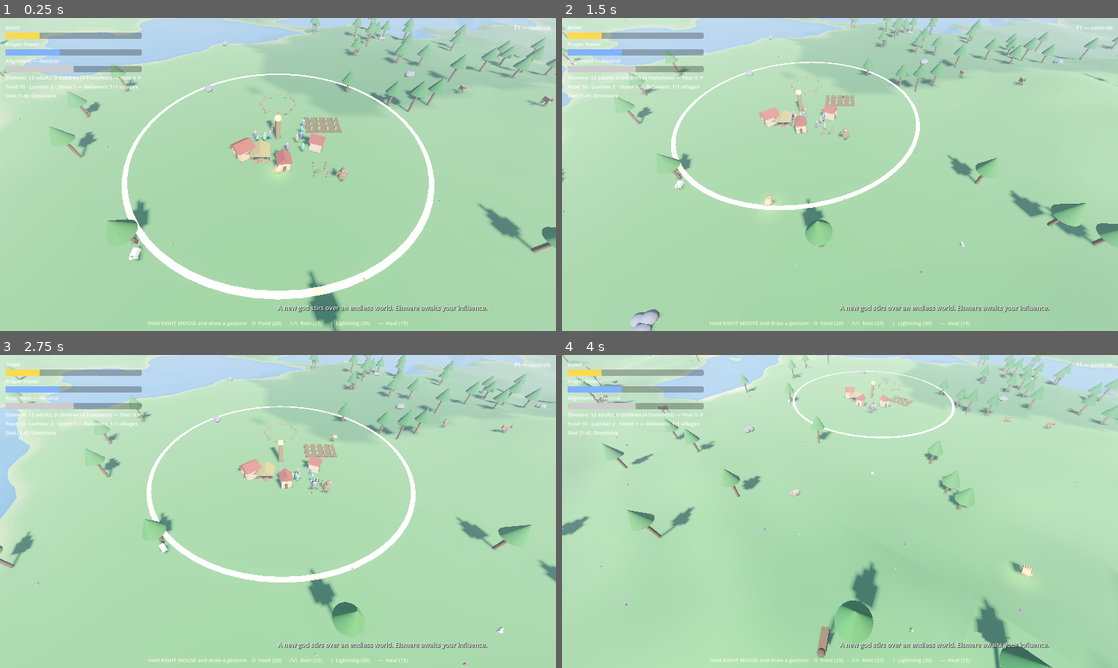
Above: before the commit, frames 1-4 (two rows, left to right).
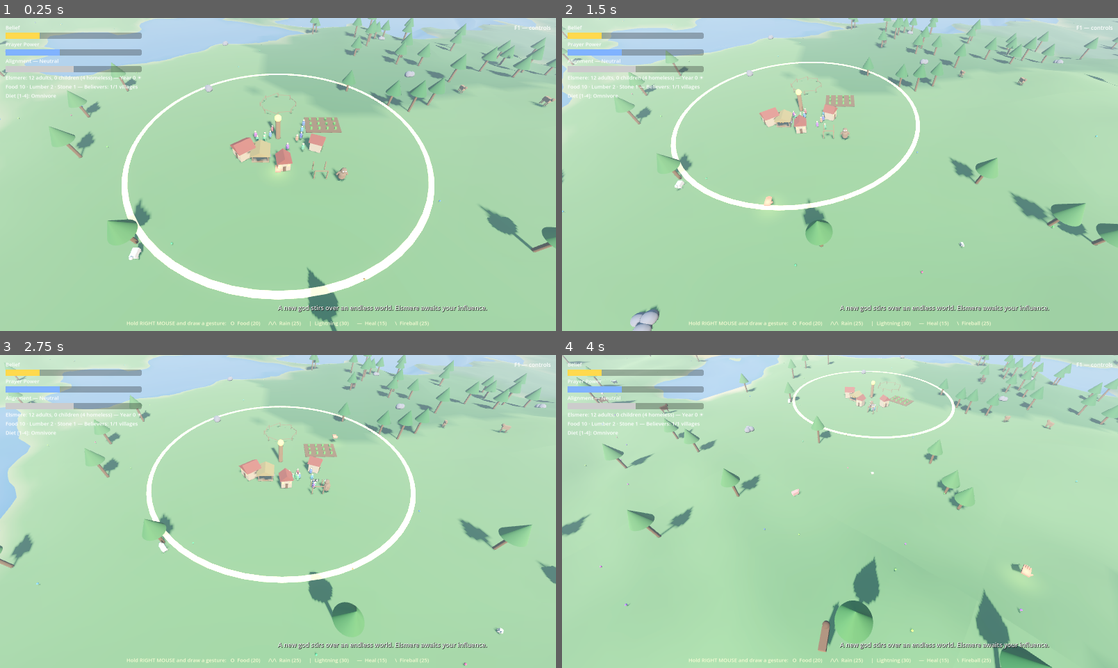
Above: after the commit, the same moments.

Repository: tjloman/tjloman
Game: Godot game, scene res://scenes/main.tscn
Same seed, same stepped clock (60 frames per second), same inputs: the game is played once before the commit and once after it.
Inputs (mouse positions are in pixels of both pictures, inside the frame that each line leads up to):
- Up to frame 1 (0.25 s): no input
- Up to frame 2 (1.5 s): move the mouse to (962, 158) at 0.52 s; hold Right 0.53-1.25 s; hold S (cam_back) 0.53-1.25 s; click (962, 158) at 0.67 s; drag from (728, 190) to (812, 237) at 1.27 s
- Up to frame 3 (2.75 s): move the mouse to (333, 442) at 2.02 s; hold Right from 2.03 s (still down); hold A (cam_left) from 2.03 s (still down); click (333, 442) at 2.17 s
- Up to frame 4 (4 s): release Right at 2.75 s; release A (cam_left) at 2.75 s; drag from (812, 574) to (673, 464) at 2.77 s; move the mouse to (1006, 558) at 3.52 s; hold Left from 3.53 s (still down); hold Q (cam_rotate_left) from 3.53 s (still down); click (1006, 558) at 3.67 s

The runs differ from the first frame. In frame 1, 1.9% of the frame differs, in the area x 0-100%, y 0-100%; in frame 2, 1.5%; in frame 3, 1.7%; in frame 4, 1.9%.

Commit message:
Real throws, honest food, fireballs, and nobody moonwalks anymore
- Everything walked in reverse: bodies are modeled facing +Z but look_at
  aims -Z, so villagers, animals, and the creature all faced away from
  travel. They now face where they're going.
- Throws carry real momentum: hand velocity is amplified (x1.6, capped),
  the camera tilts above the horizon (+35), and aiming at open sky lifts
  the hand along the ray so you can wind up and arc throws high.
- Grabbing open sky no longer starts a confused land-drag.
- Thrown things stop where they land: food and corpses get high-friction
  physics materials, damping, and box colliders instead of rolling
  downhill into the nearest lake.
- Food looks like food: grain sheaves with tied bands, meat as a joint
  on the bone — and meat is named for the beast (venison, pork, beef,
  mutton...), not all 'mutton'.
- New miracle: FIREBALL (diagonal slash, 25). Conjured straight into
  your grip, thrown with full momentum, explodes on impact — lethal at
  the core, burning and terrifying around it, damaging houses, and
  converting the village that watches it land. Synthesized boom included.
- Graphics: switched to the Mobile renderer with 4x MSAA — good and
  plain, phone-friendly, no advanced GPU needed. Matte sun (less plastic
  specular), tighter shadow range, moon shadows off, SSAO removed
  (Forward+-only anyway).

Co-Authored-By: Claude Fable 5 <noreply@anthropic.com>
Claude-Session: https://claude.ai/code/session_01NqBKfyc5c6bViy6kUi2S7P

Diff:
--- a/project.godot
+++ b/project.godot
@@ -9,7 +9,7 @@
 config/name="Hand of the Heavens (PoC)"
 config/description="A ground-up, Black & White-inspired god game prototype: divine hand, needs-driven villagers, a trainable creature, belief, and gesture-cast miracles."
 run/main_scene="res://scenes/main.tscn"
-config/features=PackedStringArray("4.7", "Forward Plus")
+config/features=PackedStringArray("4.7", "Mobile")
 
 [autoload]
 
@@ -23,4 +23,7 @@
 
 [rendering]
 
-renderer/rendering_method="forward_plus"
+; Mobile renderer: looks good on a phone, needs no advanced GPU. MSAA is
+; near-free on tiled mobile GPUs and smooths our primitive-shape world.
+renderer/rendering_method="mobile"
+anti_aliasing/quality/msaa_3d=2
--- a/scripts/animals/animal.gd
+++ b/scripts/animals/animal.gd
@@ -9,6 +9,14 @@
 enum State { IDLE, WANDER, FLEE, CHASE, HELD, FALLING }
 
 const GRAVITY := 20.0
+
+## What the butcher calls it. Anything not listed is just "<species> meat".
+const MEAT_NAMES := {
+	"sheep": "mutton", "pig": "pork", "chicken": "chicken", "deer": "venison",
+	"ox": "beef", "giraffe": "giraffe steak", "llama": "llama chop",
+	"bear": "bear flank", "wolf": "wolf flesh", "lion": "lion flesh",
+	"tiger": "tiger flesh",
+}
 
 ## body = torso box size; leg = leg height; meat = granary yield when
 ## butchered; tame = domesticable; ride/pack = tamed roles; predator hunts
@@ -267,7 +275,8 @@
 	velocity.z = dir.z * speed
 	velocity.y -= GRAVITY * delta
 	move_and_slide()
-	look_at(global_position + Vector3(dir.x, 0, dir.z), Vector3.UP)
+	# Heads are modeled at +Z; look_at aims -Z. Look away from travel to face it.
+	look_at(global_position - Vector3(dir.x, 0, dir.z), Vector3.UP)
 	return false
 
 
@@ -306,6 +315,7 @@
 		for i in meat:
 			var item := FoodItem.new()
 			item.food_type = FoodItem.FoodType.MEAT
+			item.meat_name = MEAT_NAMES.get(species, "%s meat" % species)
 			item.position = parent.to_local(global_position
 				+ Vector3(randf_range(-0.5, 0.5), 0.5, randf_range(-0.5, 0.5)))
 			parent.add_child(item)
--- a/scripts/audio/sound_bank.gd
+++ b/scripts/audio/sound_bank.gd
@@ -21,6 +21,7 @@
 	_bank["hammer"] = _make_hammer()
 	_bank["murmur"] = _make_murmur()
 	_bank["chatter"] = _make_chatter()
+	_bank["boom"] = _make_boom()
 
 
 ## Plays a named sound at a world position, then cleans itself up.
@@ -229,6 +230,25 @@
 	return _make_wav(samples)
 
 
+## Fireball detonation: a deep sub-bass sweep under a crackling noise burst.
+func _make_boom() -> AudioStreamWAV:
+	var dur := 1.1
+	var n := int(dur * SAMPLE_RATE)
+	var samples := PackedFloat32Array()
+	samples.resize(n)
+	var phase := 0.0
+	var last := 0.0
+	for i in n:
+		var t := i / float(SAMPLE_RATE)
+		var freq := 110.0 * exp(-t * 3.0) + 28.0
+		phase += freq / SAMPLE_RATE
+		var thump := sin(phase * TAU) * exp(-t * 3.5)
+		last = last * 0.82 + randf_range(-1, 1) * 0.18  # rumbling low-passed noise
+		var crackle := last * exp(-t * 4.0)
+		samples[i] = clampf(thump * 0.9 + crackle * 0.7, -1.0, 1.0) * _env(t, dur, 0.004, 0.4)
+	return _make_wav(samples)
+
+
 ## Field chatter: brighter, bubblier than murmur.
 func _make_chatter() -> AudioStreamWAV:
 	var dur := 0.9
--- a/scripts/creature/creature.gd
+++ b/scripts/creature/creature.gd
@@ -252,7 +252,8 @@
 	velocity.z = dir.z * speed
 	velocity.y -= GRAVITY * delta
 	move_and_slide()
-	look_at(global_position + Vector3(dir.x, 0, dir.z), Vector3.UP)
+	# Body faces +Z; look_at aims -Z. Look away from travel to face it.
+	look_at(global_position - Vector3(dir.x, 0, dir.z), Vector3.UP)
 	_walk_phase += delta * 9.0
 	return false
 
--- a/scripts/main.gd
+++ b/scripts/main.gd
@@ -47,6 +47,7 @@
 	divine_hand.camera_rig = camera_rig
 	divine_hand.miracles = miracles
 	add_child(divine_hand)
+	miracles.divine_hand = divine_hand  # fireballs are conjured into the grip
 
 	hud = HUD.new()
 	hud.village = village
@@ -120,11 +121,15 @@
 func _build_environment() -> void:
 	_sun = DirectionalLight3D.new()
 	_sun.shadow_enabled = true
+	# Tighter shadow range = crisper shadows and cheaper on weak GPUs.
+	_sun.directional_shadow_max_distance = 140.0
+	_sun.light_specular = 0.25  # matte, plain — no plastic glints
 	add_child(_sun)
 
 	_moon = DirectionalLight3D.new()
 	_moon.light_color = Color(0.7, 0.78, 1.0)
-	_moon.shadow_enabled = true
+	_moon.shadow_enabled = false  # a second shadowed sun is a phone-killer
+	_moon.light_specular = 0.1
 	add_child(_moon)
 
 	_sky_material = ProceduralSkyMaterial.new()
@@ -137,14 +142,14 @@
 	_environment.ambient_light_source = Environment.AMBIENT_SOURCE_SKY
 	_environment.ambient_light_sky_contribution = 0.7
 	_environment.tonemap_mode = Environment.TONE_MAPPER_FILMIC
-	# The polish pass: distance fog, soft bloom on emissives, contact shadows.
+	# Good and plain: distance fog and gentle bloom, nothing the mobile
+	# renderer can't do. (SSAO is Forward+-only — deliberately absent.)
 	_environment.fog_enabled = true
 	_environment.fog_density = 0.004
 	_environment.fog_sky_affect = 0.2
 	_environment.glow_enabled = true
 	_environment.glow_intensity = 0.5
 	_environment.glow_bloom = 0.1
-	_environment.ssao_enabled = true
 
 	var world_env := WorldEnvironment.new()
 	world_env.environment = _environment
@@ -175,7 +180,7 @@
 		world_gen.height_at(0, 0),
 		world_gen.is_underwater(200, 200),
 	])
-	for miracle: String in ["food", "rain", "heal", "lightning"]:
+	for miracle: String in ["food", "rain", "heal", "lightning", "fireball"]:
 		GameState.add_prayer_power(50.0)
 		var ok := miracles.cast(miracle, Vector3(5, 0, 5))
 		print("SMOKE TEST: cast %s -> %s" % [miracle, ok])
@@ -224,7 +229,11 @@
 		Vector2(100, 300), Vector2(150, 200), Vector2(200, 300),
 		Vector2(250, 200), Vector2(300, 300), Vector2(350, 200),
 	])
+	var dline := PackedVector2Array([
+		Vector2(100, 100), Vector2(180, 175), Vector2(260, 250), Vector2(340, 330),
+	])
 	print("SMOKE TEST: gesture circle -> ", GestureRecognizer.classify(circle))
 	print("SMOKE TEST: gesture vline  -> ", GestureRecognizer.classify(vline))
 	print("SMOKE TEST: gesture hline  -> ", GestureRecognizer.classify(hline))
 	print("SMOKE TEST: gesture zigzag -> ", GestureRecognizer.classify(zigzag))
+	print("SMOKE TEST: gesture dline  -> ", GestureRecognizer.classify(dline))
--- /dev/null
+++ b/scripts/miracles/fireball.gd
@@ -0,0 +1,146 @@
+class_name Fireball
+extends RigidBody3D
+## A miraculous ball of fire, conjured into the divine hand. Throw it: it
+## flies with real momentum, arcs under gravity, and detonates on impact —
+## killing at the core, burning and terrifying around it. Terror converts.
+## The gods of peace do not learn this one.
+
+const BLAST_RADIUS := 6.0
+const KILL_RADIUS := 2.2
+const FUSE_SECONDS := 25.0
+const KARMA_PER_KILL := -3.0
+
+var _armed := false
+var _exploded := false
+
+
+func _init() -> void:
+	collision_layer = 4
+	collision_mask = 1 | 2 | 4
+	mass = 2.0
+	contact_monitor = true
+	max_contacts_reported = 4
+	var phys := PhysicsMaterial.new()
+	phys.friction = 0.9
+	phys.bounce = 0.0
+	physics_material_override = phys
+
+
+func _ready() -> void:
+	add_to_group("pickable")
+
+	var col := CollisionShape3D.new()
+	var shape := SphereShape3D.new()
+	shape.radius = 0.35
+	col.shape = shape
+	add_child(col)
+
+	add_child(Util.sphere(0.35, Color(1.0, 0.45, 0.1), Vector3.ZERO, true))
+	add_child(Util.sphere(0.22, Color(1.0, 0.85, 0.3), Vector3.ZERO, true))
+
+	var light := OmniLight3D.new()
+	light.light_color = Color(1.0, 0.55, 0.15)
+	light.light_energy = 2.5
+	light.omni_range = 9.0
+	add_child(light)
+
+	var embers := CPUParticles3D.new()
+	embers.amount = 40
+	embers.lifetime = 0.7
+	embers.mesh = _ember_mesh()
+	embers.direction = Vector3.UP
+	embers.initial_velocity_min = 0.5
+	embers.initial_velocity_max = 1.5
+	embers.gravity = Vector3(0, 1.5, 0)
+	add_child(embers)
+
+	body_entered.connect(_on_body_entered)
+	get_tree().create_timer(FUSE_SECONDS).timeout.connect(_explode)
+
+
+func _ember_mesh() -> SphereMesh:
+	var m := SphereMesh.new()
+	m.radius = 0.05
+	m.height = 0.1
+	m.material = Util.mat(Color(1.0, 0.7, 0.2), true)
+	return m
+
+
+func _physics_process(_delta: float) -> void:
+	# Arms the moment the hand lets go and it's genuinely in flight.
+	if not _armed and not freeze and linear_velocity.length() > 2.0:
+		_armed = true
+
+
+func _on_body_entered(_body: Node) -> void:
+	if _armed:
+		_explode()
+
+
+func _explode() -> void:
+	if _exploded or freeze:  # never in the player's grip
+		return
+	_exploded = true
+	var pos := global_position
+	SoundBank.play_at("boom", pos, 4.0)
+	_blast_visuals(pos)
+
+	for v in get_tree().get_nodes_in_group("villagers"):
+		var villager := v as Villager
+		var d := villager.global_position.distance_to(pos)
+		if d < KILL_RADIUS:
+			GameState.shift_alignment(KARMA_PER_KILL)
+			villager.take_damage(999.0, true)
+		elif d < BLAST_RADIUS:
+			villager.take_damage(45.0, true)
+			villager.scare(pos)
+
+	for a in get_tree().get_nodes_in_group("animals"):
+		var animal := a as Animal
+		var d := animal.global_position.distance_to(pos)
+		if d < KILL_RADIUS:
+			animal.die()
+		elif d < BLAST_RADIUS * 2.0:
+			animal.scare(pos)
+
+	for h in get_tree().get_nodes_in_group("houses"):
+		var house := h as House
+		if house.global_position.distance_to(pos) < BLAST_RADIUS:
+			house.damage(50.0)
+
+	# The blast is the sermon: terror converts where the fireball LANDS.
+	for v in get_tree().get_nodes_in_group("village"):
+		(v as Village).witness_miracle("fireball", pos)
+
+	queue_free()
+
+
+func _blast_visuals(pos: Vector3) -> void:
+	var scene := get_tree().current_scene
+	if scene == null:
+		return
+	var fire := Util.sphere(0.5, Color(1.0, 0.55, 0.1, 0.9), Vector3.ZERO, true)
+	fire.position = pos
+	scene.add_child(fire)
+	var flash := OmniLight3D.new()
+	flash.light_color = Color(1.0, 0.6, 0.2)
+	flash.light_energy = 7.0
+	flash.omni_range = 22.0
+	flash.position = pos + Vector3(0, 2, 0)
+	scene.add_child(flash)
+	var scorch := Util.cylinder(BLAST_RADIUS * 0.55, 0.06, Color(0.12, 0.09, 0.07),
+		pos + Vector3(0, 0.04, 0))
+	scene.add_child(scorch)
+
+	var tween := scene.create_tween()
+	tween.tween_property(fire, "scale", Vector3.ONE * BLAST_RADIUS, 0.45) \
+		.set_trans(Tween.TRANS_CUBIC).set_ease(Tween.EASE_OUT)
+	tween.parallel().tween_property(fire, "transparency", 1.0, 0.45)
+	tween.parallel().tween_property(flash, "light_energy", 0.0, 0.5)
+	tween.tween_callback(fire.queue_free)
+	tween.tween_callback(flash.queue_free)
+	scene.get_tree().create_timer(25.0).timeout.connect(scorch.queue_free)
+
+
+func hover_text() -> String:
+	return "Fireball (throw it!)"
--- a/scripts/miracles/miracle_manager.gd
+++ b/scripts/miracles/miracle_manager.gd
@@ -10,6 +10,7 @@
 	"zigzag": {"name": "rain", "cost": 25.0},
 	"vline": {"name": "lightning", "cost": 30.0},
 	"hline": {"name": "heal", "cost": 15.0},
+	"dline": {"name": "fireball", "cost": 25.0},
 }
 
 ## How each miracle moves the player's karma, and what the creature learns
@@ -19,11 +20,14 @@
 	"rain": {"player": 2.0, "creature": 1.5},
 	"heal": {"player": 3.0, "creature": 2.0},
 	"lightning": {"player": -4.0, "creature": -3.0},
+	"fireball": {"player": -2.5, "creature": -2.0},
 }
 
 const LIGHTNING_KILL_RADIUS := 3.0
 const LIGHTNING_BURN_RADIUS := 8.0
 const CREATURE_SIGHT_RANGE := 45.0
+
+var divine_hand: DivineHand = null  # wired by main; fireballs land in the grip
 
 
 func cast_gesture(gesture: String, pos: Vector3) -> bool:
@@ -46,13 +50,17 @@
 			_cast_lightning(pos)
 		"heal":
 			_cast_heal(pos)
+		"fireball":
+			_cast_fireball(pos)
 		_:
 			return false
 	_apply_karma(miracle, pos)
 	# Every village close enough to see it reacts — this is how the
-	# unbelieving are converted.
-	for v in get_tree().get_nodes_in_group("village"):
-		(v as Village).witness_miracle(miracle, pos)
+	# unbelieving are converted. A fireball converts where it EXPLODES,
+	# not where it is conjured, so it announces itself.
+	if miracle != "fireball":
+		for v in get_tree().get_nodes_in_group("village"):
+			(v as Village).witness_miracle(miracle, pos)
 	return true
 
 
@@ -63,6 +71,14 @@
 	var creature := get_tree().get_first_node_in_group("creature") as Creature
 	if creature != null and creature.global_position.distance_to(pos) < CREATURE_SIGHT_RANGE:
 		creature.witness(KARMA[miracle]["creature"])
+
+
+## Conjures a fireball straight into the divine hand, ready to be hurled.
+func _cast_fireball(pos: Vector3) -> void:
+	var fireball := Fireball.new()
+	add_child(fireball)
+	if divine_hand == null or not divine_hand.force_hold(fireball):
+		fireball.global_position = pos + Vector3(0, 4.0, 0)
 
 
 func _cast_food(pos: Vector3) -> void:
--- a/scripts/player/camera_rig.gd
+++ b/scripts/player/camera_rig.gd
@@ -74,8 +74,10 @@
 			_rotating = event.pressed
 	elif event is InputEventMouseMotion and _rotating:
 		rotate_y(-event.relative.x * 0.005)
+		# Tilts above the horizon (up to +35) so you can face the sky and
+		# arc throws high overhead.
 		var new_pitch: float = clampf(
-			pitch_node.rotation_degrees.x - event.relative.y * 0.25, -80.0, -20.0)
+			pitch_node.rotation_degrees.x - event.relative.y * 0.25, -80.0, 35.0)
 		pitch_node.rotation_degrees.x = new_pitch
 
 
--- a/scripts/player/divine_hand.gd
+++ b/scripts/player/divine_hand.gd
@@ -11,6 +11,8 @@
 const HOVER_HEIGHT := 1.4
 const RAY_LENGTH := 500.0
 const HIT_MASK := 1 | 2 | 4  # ground | units | props
+const THROW_BOOST := 1.6     # hand velocity -> projectile velocity
+const MAX_THROW_SPEED := 55.0
 
 var camera_rig: CameraRig
 var miracles: MiracleManager
@@ -115,7 +117,12 @@
 
 	hover_target = null
 	if hit.is_empty():
-		ground_point = _mouse_on_plane(mouse_pos)
+		if dir.y > -0.02:
+			# Aiming at open sky: the hand rises along the ray so throws
+			# can be wound up high and released in a real arc.
+			ground_point = from + dir * clampf(camera_rig.zoom_distance, 15.0, 45.0)
+		else:
+			ground_point = _mouse_on_plane(mouse_pos)
 	else:
 		ground_point = hit.position
 		ground_point.y = maxf(ground_point.y, 0.0)
@@ -180,8 +187,12 @@
 		elif held_body.has_method("pick_up"):
 			held_body.call("pick_up")
 	else:
+		# Grabbing open sky isn't grabbing land — don't start a drag there.
+		var mouse_pos := get_viewport().get_mouse_position()
+		if camera_rig.camera.project_ray_normal(mouse_pos).y > -0.02:
+			return
 		state = HandState.DRAG_LAND
-		drag_anchor = _mouse_on_plane(get_viewport().get_mouse_position())
+		drag_anchor = _mouse_on_plane(mouse_pos)
 
 
 func _on_release() -> void:
@@ -206,9 +217,23 @@
 		return Vector3.ZERO
 	var oldest := _pos_history[0]
 	var newest := _pos_history[_pos_history.size() - 1]
-	# History spans ~6 physics frames.
-	var vel := (newest - oldest) / (6.0 / 60.0)
-	return vel.limit_length(30.0)
+	var span := (_pos_history.size() - 1) / 60.0
+	# The hand's own momentum, amplified: flick hard, throw far.
+	var vel := (newest - oldest) / span * THROW_BOOST
+	return vel.limit_length(MAX_THROW_SPEED)
+
+
+## Places a conjured object (e.g. a fireball) straight into the hand's grip.
+## Returns false if the hand is already full.
+func force_hold(body: PhysicsBody3D) -> bool:
+	if state == HandState.HOLDING and is_instance_valid(held_body):
+		return false
+	body.global_position = global_position + Vector3(0, -0.6, 0)
+	held_body = body
+	state = HandState.HOLDING
+	if body is RigidBody3D:
+		(body as RigidBody3D).freeze = true
+	return true
 
 
 func _finish_gesture() -> void:
--- a/scripts/player/gesture_recognizer.gd
+++ b/scripts/player/gesture_recognizer.gd
@@ -7,6 +7,7 @@
 ##   "zigzag"    – several sharp direction reversals            -> Rain
 ##   "vline"     – tall, straight stroke                        -> Lightning
 ##   "hline"     – wide, straight stroke                        -> Heal
+##   "dline"     – straight diagonal slash                      -> Fireball
 ##   "none"      – unrecognized
 
 const MIN_PATH_LENGTH := 60.0  # pixels; anything shorter is a misclick
@@ -53,6 +54,9 @@
 			return "vline"
 		if bbox.size.x > bbox.size.y * 2.0:
 			return "hline"
+		# Neither tall nor wide but clearly drawn: a diagonal slash.
+		if bbox.size.x > 40.0 and bbox.size.y > 40.0:
+			return "dline"
 
 	return "none"
 
--- a/scripts/ui/hud.gd
+++ b/scripts/ui/hud.gd
@@ -88,7 +88,8 @@
 func _build_legend() -> void:
 	var legend := Label.new()
 	legend.text = "Hold RIGHT MOUSE and draw a gesture:   O  Food (20)" \
-		+ "      /\\/\\  Rain (25)      |  Lightning (30)      —  Heal (15)"
+		+ "      /\\/\\  Rain (25)      |  Lightning (30)      —  Heal (15)" \
+		+ "      \\  Fireball (25)"
 	legend.set_anchors_preset(Control.PRESET_BOTTOM_WIDE)
 	legend.position.y -= 34
 	legend.horizontal_alignment = HORIZONTAL_ALIGNMENT_CENTER
@@ -147,6 +148,12 @@
 Zigzag ..................... Rain — crops grow 4x (25)
 Vertical stroke ............ Lightning — LETHAL up close (30)
 Horizontal stroke .......... Healing wave (15)
+Diagonal slash ............. FIREBALL — lands in your hand; throw it (25)
+
+THROWING
+Anything you hold carries your hand's momentum when released — flick
+hard to hurl far. Tilt the camera above the horizon (middle mouse) and
+aim at the sky to wind up high, arcing throws.
 
 THE WORLD
 The world is endless: drag the land and keep going. Other villages are
--- a/scripts/villager/villager.gd
+++ b/scripts/villager/villager.gd
@@ -692,7 +692,9 @@
 	velocity.z = dir.z * speed
 	velocity.y -= GRAVITY * delta
 	move_and_slide()
-	look_at(global_position + Vector3(dir.x, 0, dir.z), Vector3.UP)
+	# Bodies are modeled facing +Z, and look_at aims -Z — so look away
+	# from the direction of travel to face it. (Yes, everyone used to moonwalk.)
+	look_at(global_position - Vector3(dir.x, 0, dir.z), Vector3.UP)
 	return false
 
 
--- a/scripts/world/corpse.gd
+++ b/scripts/world/corpse.gd
@@ -13,6 +13,13 @@
 	collision_layer = 4
 	collision_mask = 1 | 4
 	mass = 4.0
+	# The dead stay where they fall — no rolling downhill into the lake.
+	var phys := PhysicsMaterial.new()
+	phys.friction = 1.0
+	phys.bounce = 0.0
+	physics_material_override = phys
+	linear_damp = 0.8
+	angular_damp = 8.0
 
 
 func _ready() -> void:
--- a/scripts/world/food_item.gd
+++ b/scripts/world/food_item.gd
@@ -1,14 +1,16 @@
 class_name FoodItem
 extends RigidBody3D
 ## A physical morsel of food. Falls from the sky (food miracle), drops from
-## slain sheep, can be thrown by the hand, eaten by villagers and the
-## creature. Human meat exists only in the darkest of villages.
+## slain animals, can be thrown by the hand, eaten by villagers and the
+## creature. Meat is named for the beast it came from. Human meat exists
+## only in the darkest of villages.
 
 enum FoodType { PLANT, MEAT }
 
 const NUTRITION := 35.0
 
 var food_type := FoodType.PLANT
+var meat_name := "mutton"
 var is_human_meat := false
 
 
@@ -16,6 +18,14 @@
 	collision_layer = 4
 	collision_mask = 1 | 4
 	mass = 1.0
+	# Thrown food should skid and settle where it lands — not roll downhill
+	# into the nearest lake. High friction, a little bounce, heavy damping.
+	var phys := PhysicsMaterial.new()
+	phys.friction = 1.0
+	phys.bounce = 0.2
+	physics_material_override = phys
+	linear_damp = 0.6
+	angular_damp = 6.0
 
 
 func _ready() -> void:
@@ -23,18 +33,46 @@
 	add_to_group("pickable")
 
 	var col := CollisionShape3D.new()
-	var shape := SphereShape3D.new()
-	shape.radius = 0.3
+	var shape := BoxShape3D.new()
+	shape.size = Vector3(0.45, 0.4, 0.45)
 	col.shape = shape
 	add_child(col)
 
-	var color := Color(0.95, 0.65, 0.15)
-	if food_type == FoodType.MEAT:
-		color = Color(0.75, 0.25, 0.2) if not is_human_meat else Color(0.5, 0.15, 0.18)
-	add_child(Util.sphere(0.3, color))
+	if food_type == FoodType.PLANT:
+		_build_sheaf()
+	else:
+		_build_meat()
+
+
+## A bound sheaf of grain: golden bundle, darker tie, splayed tips.
+func _build_sheaf() -> void:
+	var grain := Color(0.87, 0.72, 0.32)
+	add_child(Util.cylinder(0.14, 0.42, grain, Vector3(0, 0.0, 0)))
+	add_child(Util.cylinder(0.155, 0.07, Color(0.5, 0.36, 0.18), Vector3(0, 0.02, 0)))
+	for i in 5:
+		var a := TAU * i / 5.0
+		var tip := Util.cylinder(0.035, 0.16, grain.lightened(0.2),
+			Vector3(cos(a) * 0.07, 0.26, sin(a) * 0.07))
+		tip.rotation_degrees = Vector3(cos(a) * 14.0, 0, sin(a) * 14.0)
+		add_child(tip)
+
+
+## A joint of meat on the bone: red flesh, white bone with a knuckle.
+func _build_meat() -> void:
+	var flesh := Color(0.72, 0.24, 0.2) if not is_human_meat else Color(0.48, 0.14, 0.17)
+	var meat := Util.capsule(0.16, 0.42, flesh, Vector3(0, 0.0, -0.05))
+	meat.rotation_degrees.x = 90
+	add_child(meat)
+	var bone := Util.cylinder(0.045, 0.3, Color(0.93, 0.9, 0.82), Vector3(0, 0.0, 0.3))
+	bone.rotation_degrees.x = 90
+	add_child(bone)
+	for side in [-1.0, 1.0]:
+		add_child(Util.sphere(0.06, Color(0.93, 0.9, 0.82), Vector3(0.05 * side, 0.0, 0.44)))
 
 
 func hover_text() -> String:
 	if food_type == FoodType.PLANT:
-		return "Food (grain & fruit)"
-	return "Meat (of unspeakable origin)" if is_human_meat else "Meat (mutton)"
+		return "Sheaf of grain"
+	if is_human_meat:
+		return "Meat (of unspeakable origin)"
+	return "Meat (%s)" % meat_name
--- a/scripts/world/house.gd
+++ b/scripts/world/house.gd
@@ -78,6 +78,15 @@
 	health = minf(health + amount, 100.0)
 
 
+## Sudden harm (fireballs, catastrophes) — collapses outright at zero.
+func damage(amount: float) -> void:
+	if under_construction:
+		return
+	health -= amount
+	if health <= 0.0:
+		_collapse()
+
+
 func needs_repair() -> bool:
 	return not under_construction and health < 55.0
 
--- a/scripts/world/village.gd
+++ b/scripts/world/village.gd
@@ -466,6 +466,14 @@
 					v.witness_horror(3.0)
 				if dist < 14.0:
 					v.scare(pos)
+		"fireball":
+			change_belief(7.0)
+			GameState.announce("Fire from the sky over %s! They kneel in the ash." % village_name)
+			for v in my_villagers():
+				var dist := v.global_position.distance_to(pos)
+				if dist < 16.0:
+					v.witness_horror(2.5)
+					v.scare(pos)
 
 
 func hover_text() -> String:
